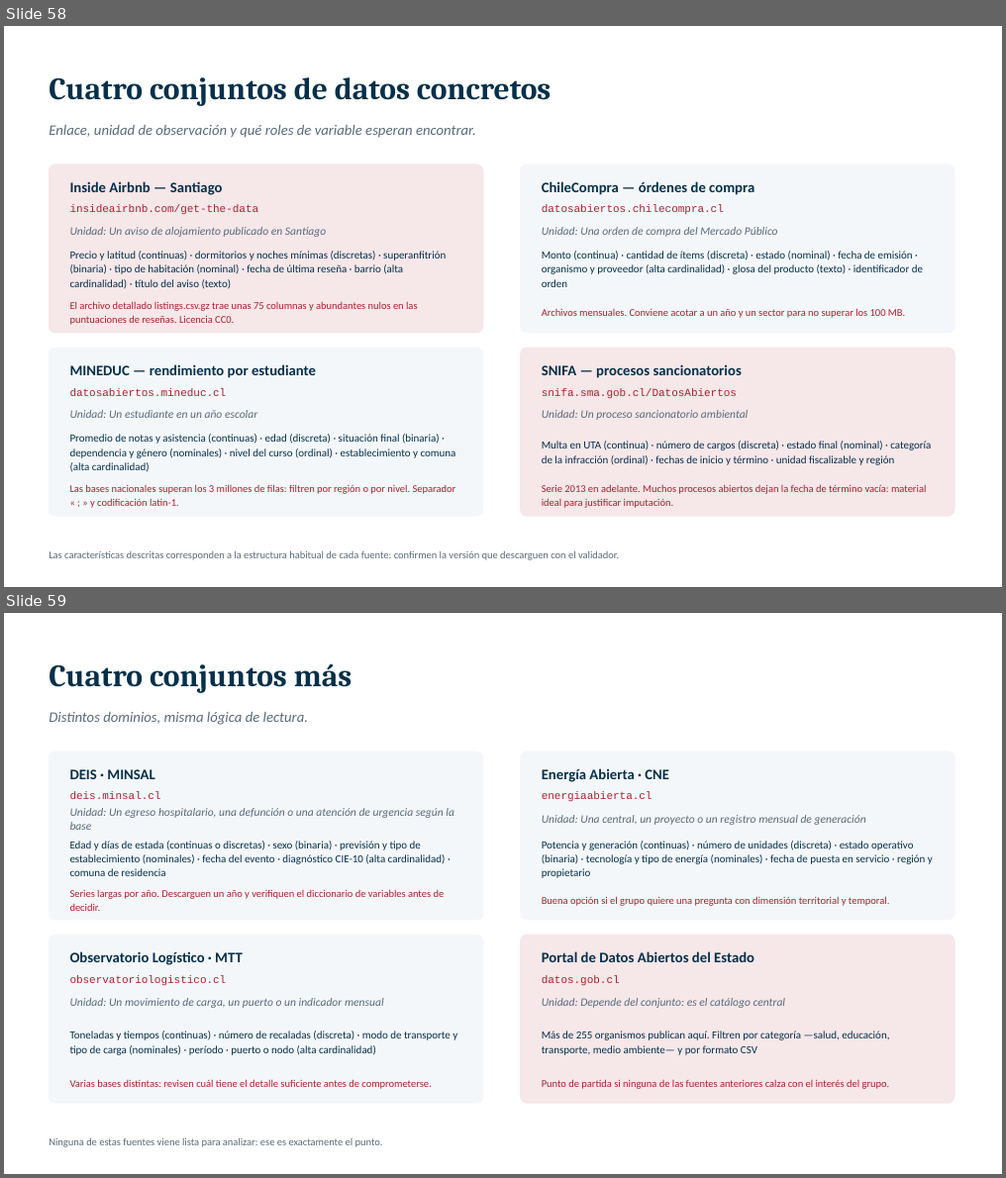
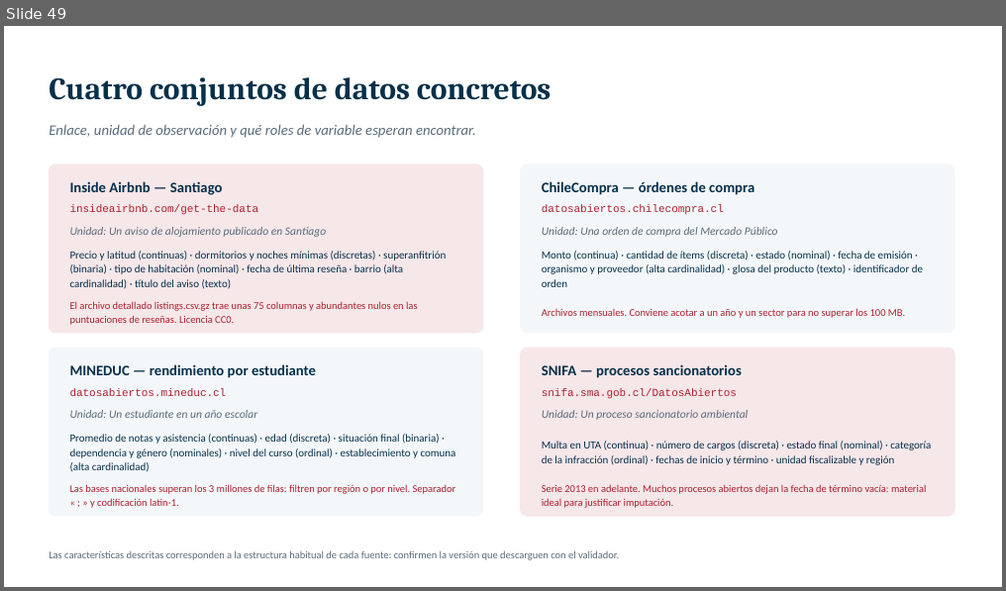
Before and after one commit to magistercienciadatos/Material_Didactico_Semana1, a slide deck: 1_Presentación_Semana1/MCDI500_Semana_1.pptx. Shown one above the other, each under a label of ours: slides 58 and 59 before the commit, slide 49 after it. The pictures are 1006x1178 and 1006x591 pixels, drawn with LibreOffice and Linux fonts; fonts in the diff are those of the drawing. Boxes give left, top, right and bottom in pixels: in the first picture for what was removed or moved away, otherwise in the second. Text is boxed around its words. In the diff, an @@ line names an element or a change of style, - is before the commit and + after.

```diff
--- a/1_Presentación_Semana1/MCDI500_Semana_1.pptx
+++ b/1_Presentación_Semana1/MCDI500_Semana_1.pptx
@@ slide 59 removed at [4,613,1002,1174], background #FFFFFF @@
@@ text removed at [49,663,352,693] @@
-Cuatro conjuntos más
@@ text removed at [49,712,308,725] @@
-Distintos dominios, misma lógica de lectura.
@@ rounded rectangle removed at [49,752,483,920] @@
@@ rounded rectangle removed at [521,752,954,920] @@
@@ text removed at [70,769,154,779] @@
-DEIS · MINSAL
@@ text removed at [542,768,669,782] @@
-Energía Abierta · CNE
@@ text removed at [70,792,161,799] @@
-deis.minsal.cl
@@ text removed at [70,808,454,830] @@
-Unidad: Un egreso hospitalario, una defunción o una atención de urgencia según la base
@@ text removed at [542,792,652,802] @@
-energiaabierta.cl
@@ text removed at [542,815,866,825] @@
-Unidad: Una central, un proyecto o un registro mensual de generación
@@ text removed at [70,841,446,876] @@
-Edad y días de estada (continuas o discretas) · sexo (binaria) · previsión y tipo de establecimiento (nominales) · fecha del evento · diagnóstico CIE-10 (alta cardinalidad) · comuna de residencia
@@ text removed at [542,841,933,878] @@
-Potencia y generación (continuas) · número de unidades (discreta) · estado operativo (binaria) · tecnología y tipo de energía (nominales) · fecha de puesta en servicio · región y propietario
@@ text removed at [70,889,445,911] @@
-Series largas por año. Descarguen un año y verifiquen el diccionario de variables antes de decidir.
@@ text removed at [542,896,889,906] @@
-Buena opción si el grupo quiere una pregunta con dimensión territorial y temporal.
@@ rounded rectangle removed at [49,935,483,1103] @@
@@ rounded rectangle removed at [521,935,954,1103] @@
@@ text removed at [70,952,243,965] @@
-Observatorio Logístico · MTT
@@ text removed at [542,952,754,962] @@
-Portal de Datos Abiertos del Estado
@@ text removed at [70,975,227,986] @@
-observatoriologistico.cl
@@ text removed at [70,998,384,1008] @@
-Unidad: Un movimiento de carga, un puerto o un indicador mensual
@@ text removed at [542,975,620,986] @@
-datos.gob.cl
@@ text removed at [542,998,786,1008] @@
-Unidad: Depende del conjunto: es el catálogo central
@@ text removed at [70,1031,457,1056] @@
-Toneladas y tiempos (continuas) · número de recaladas (discreta) · modo de transporte y tipo de carga (nominales) · período · puerto o nodo (alta cardinalidad)
@@ text removed at [542,1031,889,1056] @@
-Más de 255 organismos publican aquí. Filtren por categoría —salud, educación, transporte, medio ambiente— y por formato CSV
@@ text removed at [70,1079,431,1089] @@
-Varias bases distintas: revisen cuál tiene el detalle suficiente antes de comprometerse.
@@ text removed at [542,1079,890,1089] @@
-Punto de partida si ninguna de las fuentes anteriores calza con el interés del grupo.
@@ text removed at [49,1138,383,1148] @@
-Ninguna de estas fuentes viene lista para analizar: ese es exactamente el punto.
@@ what was slide 58 is now slide 49 @@
```
Also in this commit, not shown: 2 slides changed, 2 slides added, 16 other slides removed, 7 other files.
